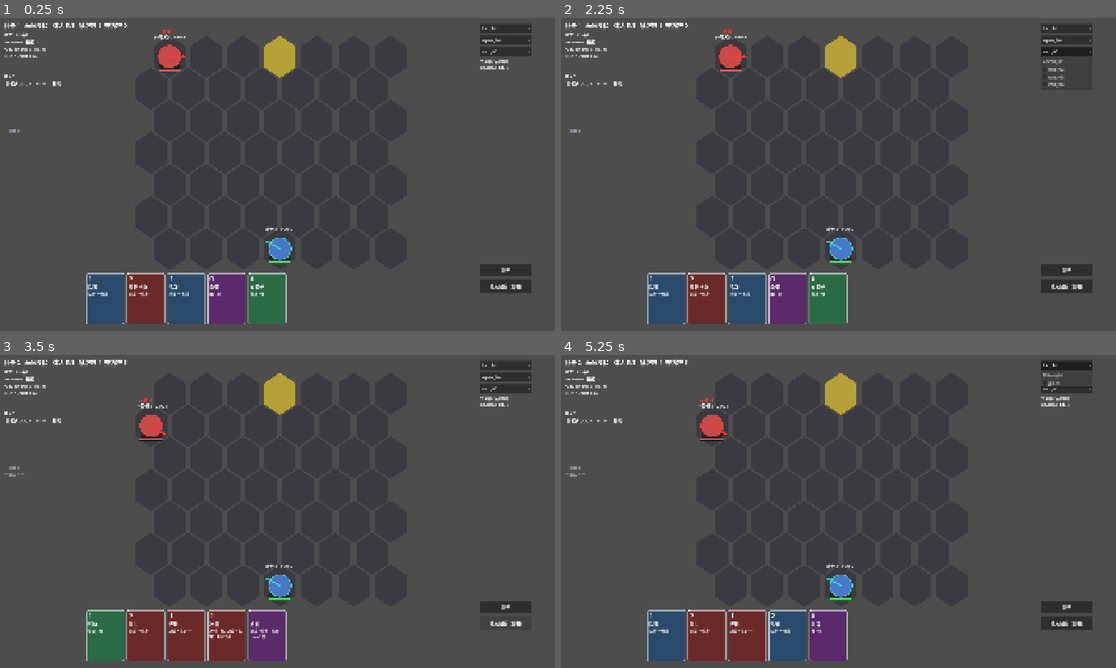
Above: before the commit, frames 1-4 (two rows, left to right).
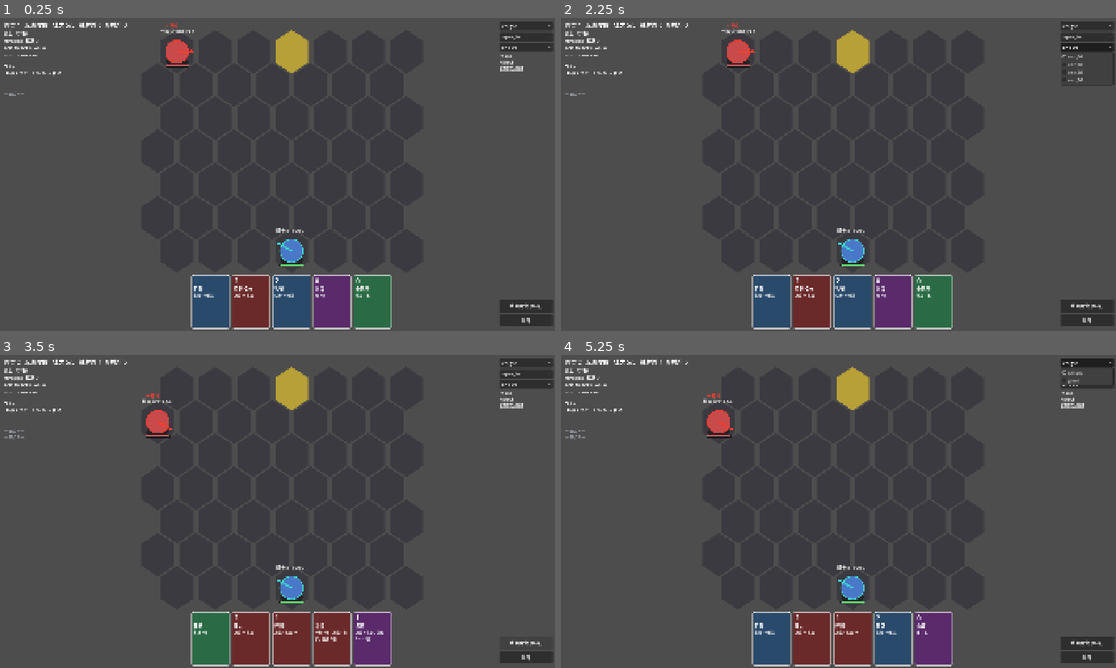
Above: after the commit, the same moments.

Repository: agottt0/Hex-Spire
Game: Godot game, scene res://src/scenes/battle/battle_scene.tscn
Two runs of this game, one before a commit and one after it. Both use one fixed random seed, a clock stepped at 60 frames per second and the inputs below.
Inputs:
- Up to frame 1 (0.25 s): no input
- Up to frame 2 (2.25 s): click "knight" at 0.5 s; click "open_hall" at 1.25 s; click "enc_01" at 2 s
- Up to frame 3 (3.5 s): click "结束回合 (空格)" at 2.75 s
- Up to frame 4 (5.25 s): click "重开" at 3.5 s; click "结束回合 (空格)" at 4.25 s; click "knight" at 5 s

The runs differ from the first frame. In frame 1, 14% of the frame differs, in the area x 0-100%, y 1-100%; in frame 2, 14%; in frame 3, 13%; in frame 4, 13%.

Commit message:
fix: 分辨率适配 —— 小于 1080p 时 UI 跑到画面外
三个原因叠加，都是我的疏漏：
1. project.godot 的 stretch/aspect="expand" —— 视口不缩放，只是
   "露出更多/更少内容"，所以小屏幕下 UI 直接跑到画面外
2. 窗口默认 1920×1080 —— 在 1080p 屏幕上开满屏会超出可视范围
   （用户实测会跨到第二个显示器）
3. battle_scene.gd 把 UI 写死在绝对像素坐标（按钮 x=1660、手牌 y=880）
   —— 这是根本原因

修法：
- aspect 改 "keep"：整个画布等比缩放，非 16:9 时两侧留黑边
- 窗口默认 1280×720，最小 960×540，resizable
- UI 全部改用【锚点 + offset】：
  · 顶部状态条贴顶横向拉满
  · 左侧面板用 VBoxContainer 自动排布（不再手算 y 坐标）
  · 手牌贴底居中，右上配置 / 右下按钮各自贴角
- 相机改用 get_viewport_rect() 实际尺寸算缩放，
  并监听 size_changed 在窗口变化时重新居中
- 面板宽度改为常量（UI_LEFT_W / UI_RIGHT_W / UI_TOP_H / UI_HAND_H），
  改基准分辨率不用改代码
- --shot-name= 参数便于多分辨率截图对比

实测 1024×576 / 1280×720 / 1440×900（16:10）三档，UI 全部完整可见。
回归：30 场零违规、确定性哈希一致；check_discipline 34 文件 0 违规。

Co-Authored-By: Claude Opus 5 (1M context) <noreply@anthropic.com>

Diff:
--- a/project.godot
+++ b/project.godot
@@ -1,5 +1,10 @@
 ; Engine configuration file.
-; Godot 4.7.2
+; It's best edited using the editor UI and not directly,
+; since the parameters that go here are not all obvious.
+;
+; Format:
+;   [section] ; section goes between []
+;   param=value ; assign values to parameters
 
 config_version=5
 
@@ -19,10 +24,25 @@
 
 [display]
 
+; 设计基准分辨率。UI 全部用锚点 + 相对尺寸，所以基准只影响字号手感。
 window/size/viewport_width=1920
 window/size/viewport_height=1080
+
+; ⚠️ 窗口默认开 1280×720 —— 不要用 1920×1080：
+;   在 1080p 屏幕上开满屏会超出可视范围（实测会跨到第二个显示器）。
+;   玩家可以自由拉伸/最大化，stretch 会自动适配。
+window/size/window_width_override=1280
+window/size/window_height_override=720
+window/size/resizable=true
+
+; canvas_items + keep = 【等比缩放并保持宽高比】，两侧留黑边。
+;   曾用 aspect="expand"：视口不缩放、只是露出更多/更少内容，
+;   于是小于基准分辨率时 UI 直接跑到画面外看不见 —— 这是本次要修的 bug。
 window/stretch/mode="canvas_items"
-window/stretch/aspect="expand"
+window/stretch/aspect="keep"
+; 最小窗口尺寸，防止缩到 UI 完全不可用
+window/size/min_width=960
+window/size/min_height=540
 
 [input]
 
@@ -49,6 +69,6 @@
 
 [rendering]
 
+textures/canvas_textures/default_texture_filter=0
 renderer/rendering_method="gl_compatibility"
 renderer/rendering_method.mobile="gl_compatibility"
-textures/canvas_textures/default_texture_filter=0
--- a/src/scenes/battle/battle_scene.gd
+++ b/src/scenes/battle/battle_scene.gd
@@ -39,8 +39,9 @@
 	_build_scene()
 	_start_battle("knight", "open_hall", "enc_01")
 	# 开发期：--shot 参数启动后自动截图并退出（无人值守验证画面）
+	#   可选 --shot-name=xxx 指定文件名，便于多分辨率对比
 	for a in OS.get_cmdline_user_args():
-		if a == "--shot":
+		if a == "--shot" or a.begins_with("--shot="):
 			_auto_screenshot()
 			break
 
@@ -49,7 +50,11 @@
 	for _i in range(20):
 		await get_tree().process_frame
 	var img := get_viewport().get_texture().get_image()
-	var out := "user://battle_shot.png"
+	var suffix := ""
+	for a in OS.get_cmdline_user_args():
+		if a.begins_with("--shot-name="):
+			suffix = "_" + a.split("=")[1]
+	var out := "user://battle_shot%s.png" % suffix
 	img.save_png(out)
 	print("[shot] %s  %dx%d" % [ProjectSettings.globalize_path(out),
 		img.get_width(), img.get_height()])
@@ -57,6 +62,20 @@
 
 
 # ══════════════════════════════════════════════════════ 场景搭建
+#
+# ⚠️ 分辨率适配（这里曾写死 1920×1080 绝对坐标，小屏幕下 UI 跑到画面外）：
+#   · 工程用 canvas_items + aspect="keep" → 整个画布等比缩放，两侧留黑边
+#   · UI 全部用【锚点 + offset】而非绝对 position，
+#     这样即使基准分辨率改变、或用 aspect="expand" 也不会跑飞
+#   · 战场相机按【实际可用区】算缩放，不用硬编码的 300/280/210
+#
+# 面板宽度用基准分辨率的比例定义，改基准不用改代码。
+
+const UI_LEFT_W := 300.0     ## 左侧面板宽
+const UI_RIGHT_W := 200.0    ## 右侧按钮区宽
+const UI_TOP_H := 40.0       ## 顶部状态条高
+const UI_HAND_H := 200.0     ## 底部手牌区高
+
 
 func _build_scene() -> void:
 	board = HexBoardView.new()
@@ -74,67 +93,93 @@
 	ui_layer = CanvasLayer.new()
 	add_child(ui_layer)
 
-	# ---- 顶部状态条
-	status_label = _mk_label(ui_layer, Vector2(16, 10), 20)
-	# ---- 左侧英雄面板
-	hero_label = _mk_label(ui_layer, Vector2(16, 44), 15)
-	# ---- 右侧敌人信息
-	enemy_info = _mk_label(ui_layer, Vector2(16, 190), 14)
-	# ---- 伤害预览
-	preview_label = _mk_label(ui_layer, Vector2(16, 330), 17)
+	# ---- 顶部状态条（贴顶，横向拉满）
+	status_label = _mk_label(ui_layer, 20)
+	_anchor(status_label, 0.0, 0.0, 1.0, 0.0, Vector4(16, 8, -16, 34))
+
+	# ---- 左侧：英雄面板 → 敌人信息 → 伤害预览 → 事件日志
+	#      纵向串成一列，用 VBoxContainer 自动排布，避免手算 y 坐标
+	var left := VBoxContainer.new()
+	left.add_theme_constant_override("separation", 14)
+	ui_layer.add_child(left)
+	_anchor(left, 0.0, 0.0, 0.0, 1.0, Vector4(16, UI_TOP_H, UI_LEFT_W, -UI_HAND_H))
+
+	hero_label = _mk_label(left, 15)
+	enemy_info = _mk_label(left, 14)
+	preview_label = _mk_label(left, 17)
 	preview_label.add_theme_color_override("font_color", Color("#FFC94D"))
-	# ---- 事件日志
-	log_label = _mk_label(ui_layer, Vector2(16, 380), 12)
+	log_label = _mk_label(left, 12)
 	log_label.add_theme_color_override("font_color", Color(0.7, 0.72, 0.78))
-
-	# ---- 手牌区
+	log_label.size_flags_vertical = Control.SIZE_EXPAND_FILL
+
+	# ---- 底部手牌区（贴底，水平居中）
 	hand_box = HBoxContainer.new()
 	hand_box.add_theme_constant_override("separation", 8)
-	hand_box.position = Vector2(300, 880)
+	hand_box.alignment = BoxContainer.ALIGNMENT_CENTER
 	ui_layer.add_child(hand_box)
-
-	# ---- 按钮
+	_anchor(hand_box, 0.0, 1.0, 1.0, 1.0,
+		Vector4(UI_LEFT_W, -UI_HAND_H + 6, -UI_RIGHT_W, -8))
+
+	# ---- 右上：配置下拉（贴右上角）
+	var right_top := VBoxContainer.new()
+	right_top.add_theme_constant_override("separation", 6)
+	ui_layer.add_child(right_top)
+	_anchor(right_top, 1.0, 0.0, 1.0, 0.0, Vector4(-UI_RIGHT_W + 8, 12, -8, 200))
+
+	hero_option = _mk_option(right_top, ["knight", "giant"])
+	layout_option = _mk_option(right_top,
+		["open_hall", "narrow_pass", "bottleneck", "spike_cell"])
+	enc_option = _mk_option(right_top, ["enc_01", "enc_02", "enc_03", "enc_04"])
+
+	var hint := _mk_label(right_top, 12)
+	hint.text = "F1 坐标\n右键取消\n改配置后点重开"
+
+	# ---- 右下：按钮（贴右下角）
+	var right_bottom := VBoxContainer.new()
+	right_bottom.add_theme_constant_override("separation", 8)
+	ui_layer.add_child(right_bottom)
+	_anchor(right_bottom, 1.0, 1.0, 1.0, 1.0, Vector4(-UI_RIGHT_W + 8, -110, -8, -12))
+
 	end_turn_btn = Button.new()
 	end_turn_btn.text = "结束回合 (空格)"
-	end_turn_btn.position = Vector2(1660, 900)
-	end_turn_btn.size = Vector2(180, 50)
+	end_turn_btn.custom_minimum_size = Vector2(0, 46)
 	end_turn_btn.pressed.connect(_on_end_turn)
-	ui_layer.add_child(end_turn_btn)
+	right_bottom.add_child(end_turn_btn)
 
 	restart_btn = Button.new()
 	restart_btn.text = "重开"
-	restart_btn.position = Vector2(1660, governs_y())
-	restart_btn.size = Vector2(180, 40)
+	restart_btn.custom_minimum_size = Vector2(0, 38)
 	restart_btn.pressed.connect(_on_restart)
-	ui_layer.add_child(restart_btn)
-
-	# ---- 配置下拉（灰盒期直接在场景里切换，省一个选人界面）
-	hero_option = _mk_option(ui_layer, Vector2(1660, 20), ["knight", "giant"])
-	layout_option = _mk_option(ui_layer, Vector2(1660, 60),
-		["open_hall", "narrow_pass", "bottleneck", "spike_cell"])
-	enc_option = _mk_option(ui_layer, Vector2(1660, 100),
-		["enc_01", "enc_02", "enc_03", "enc_04"])
-
-	var hint := _mk_label(ui_layer, Vector2(1660, 140), 12)
-	hint.text = "F1 坐标 / 右键取消\n改配置后点【重开】"
-
-
-func governs_y() -> int:
-	return 850
-
-
-func _mk_label(parent: Node, pos: Vector2, size: int) -> Label:
+	right_bottom.add_child(restart_btn)
+
+	# 窗口尺寸变化时重新居中相机
+	get_viewport().size_changed.connect(_center_camera)
+
+
+## 设置锚点 + offset。offsets = (left, top, right, bottom)
+## 负值表示"距对边的距离"，这是 Godot 锚点布局的标准用法。
+func _anchor(c: Control, al: float, at: float, ar: float, ab: float, offsets: Vector4) -> void:
+	c.anchor_left = al
+	c.anchor_top = at
+	c.anchor_right = ar
+	c.anchor_bottom = ab
+	c.offset_left = offsets.x
+	c.offset_top = offsets.y
+	c.offset_right = offsets.z
+	c.offset_bottom = offsets.w
+
+
+func _mk_label(parent: Node, size: int) -> Label:
 	var l := Label.new()
-	l.position = pos
 	l.add_theme_font_size_override("font_size", size)
+	l.autowrap_mode = TextServer.AUTOWRAP_WORD_SMART
 	parent.add_child(l)
 	return l
 
 
-func _mk_option(parent: Node, pos: Vector2, items: Array) -> OptionButton:
+func _mk_option(parent: Node, items: Array) -> OptionButton:
 	var o := OptionButton.new()
-	o.position = pos
-	o.size = Vector2(180, 32)
+	o.custom_minimum_size = Vector2(0, 30)
 	for it in items:
 		o.add_item(it)
 	parent.add_child(o)
@@ -163,18 +208,30 @@
 
 
 func _center_camera() -> void:
+	if board == null or camera == null:
+		return
 	var r := board.board_rect()
-	# ⚠️ 布局约束（截图实测调出来的）：
-	#   · 左侧 ~300px 给英雄/敌人面板
-	#   · 底部 ~200px 给手牌，战场不能压到手牌上（否则玩家单位被挡住）
-	#   · 右侧 ~280px 给按钮与配置
-	var avail := Vector2(1920.0 - 300.0 - 280.0, 1080.0 - 60.0 - 210.0)
+	if r.size.x <= 0.0 or r.size.y <= 0.0:
+		return
+
+	# ⚠️ 用【实际视口尺寸】而非硬编码 1920×1080。
+	#   canvas_items + aspect="keep" 下 get_visible_rect() 给出的是
+	#   基准分辨率的逻辑尺寸（缩放由引擎负责），所以这里的算法
+	#   在任何窗口大小下都成立。
+	var vp := get_viewport_rect().size
+
+	# 战场可用区 = 视口减去四周 UI
+	var avail := Vector2(
+		maxf(vp.x - UI_LEFT_W - UI_RIGHT_W, 200.0),
+		maxf(vp.y - UI_TOP_H - UI_HAND_H, 200.0))
+
 	var zoom_f := minf(avail.x / r.size.x, avail.y / r.size.y)
-	camera.zoom = Vector2.ONE * clampf(zoom_f, 0.35, 1.2)
-	# 视口中心对准可用区中心（而非屏幕中心）
-	var view_center := Vector2(300.0 + avail.x * 0.5, 60.0 + avail.y * 0.5)
-	var screen_center := Vector2(960.0, 540.0)
-	camera.position = r.get_center() + (screen_center - view_center) / camera.zoom.x
+	camera.zoom = Vector2.ONE * clampf(zoom_f, 0.25, 1.5)
+
+	# 把战场中心对准可用区中心（而非视口中心）
+	var avail_center := Vector2(UI_LEFT_W + avail.x * 0.5, UI_TOP_H + avail.y * 0.5)
+	var vp_center := vp * 0.5
+	camera.position = r.get_center() + (vp_center - avail_center) / camera.zoom.x
 
 
 # ══════════════════════════════════════════════════════ 输入
Not shown, changed: README.md
